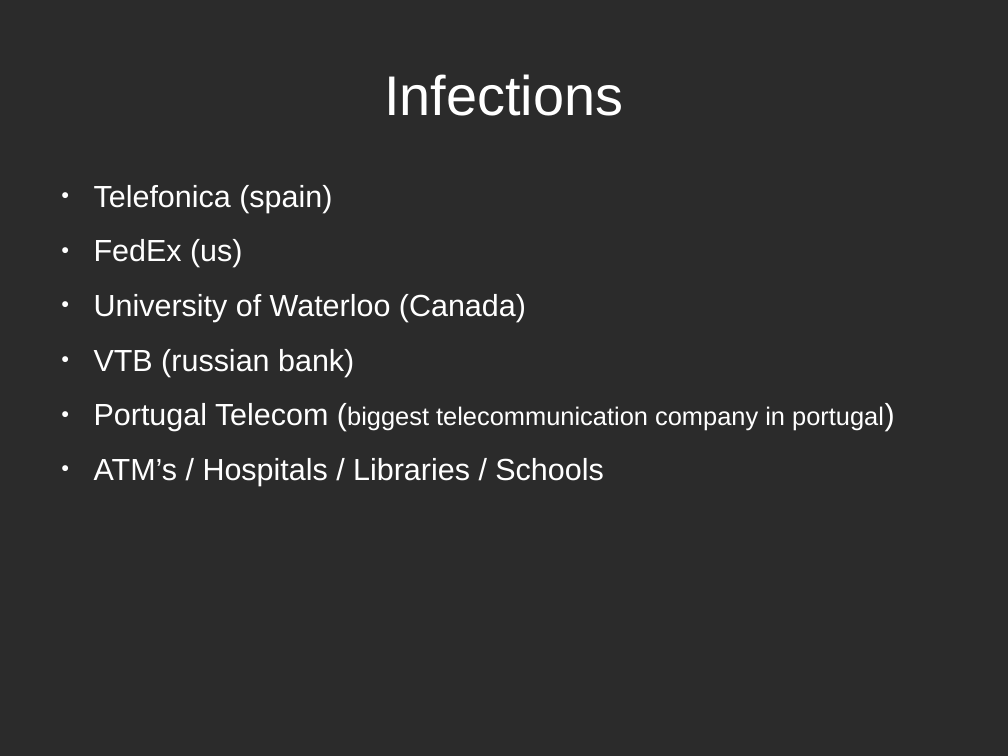
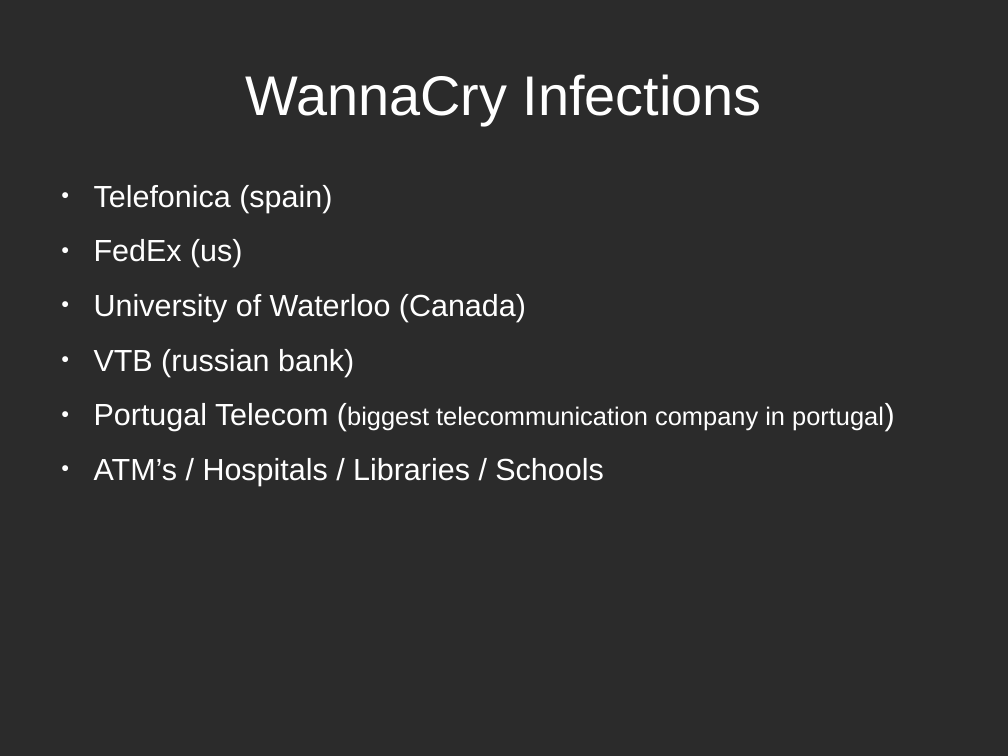
Before and after one commit to tarcisio-marinho/GonnaCry, a slide deck: slide 12 of Python/talk/na_beira_do_rio.odp (slide 8 before the commit). Drawn at 1008x756 pixels with LibreOffice and Linux fonts; fonts in the diff are those of the drawing; background and template pictures are left out; a plain dark background stands for a picture behind light text. Boxes give left, top, right and bottom in pixels: in the first picture for what was removed or moved away, otherwise in the second. Text is boxed around its words. In the diff, an @@ line names an element or a change of style, - is before the commit and + after.

```diff
--- a/Python/talk/na_beira_do_rio.odp
+++ b/Python/talk/na_beira_do_rio.odp
@@ title at (x1=245, y1=74, x2=762, y2=125): text changed @@
-Infections
+WannaCry Infections
```
Also in this commit, not shown: 5 other slides changed, 4 slides added.
